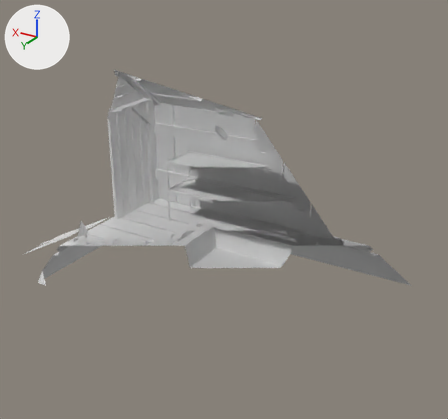
The Blender file Assets/KoboldKare/Models/Furniture/Smokehouse.blend, before and after one commit.
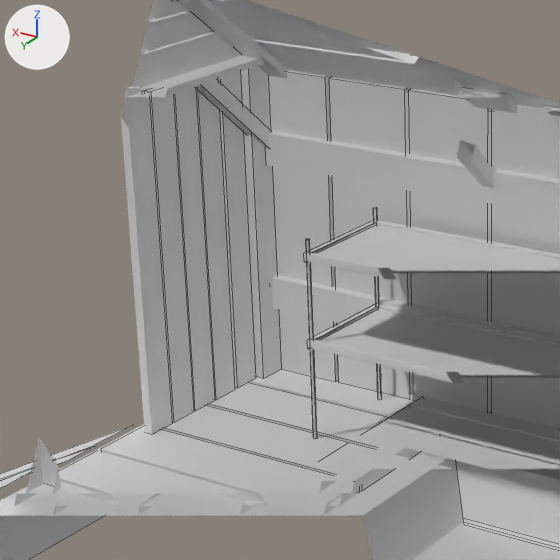
Each version appears first whole from a camera (50 mm lens) standing at (-7.32, 12.69, 7.38) and looking at (0.2, 0.15, 1.11), and next in a close-up on the part from 15% to 55% of the width and 19% to 62% of the height. The lights are fixed; the arrows at upper left show +X, +Y and +Z. The close-ups show mesh edges as thin lines. Everything nearer to the camera than a plane just in front of the edit is cut away.

Script lines for the objects in view, before the commit:
```python
me_cube = bpy.data.meshes.new('Cube')
me_cube.from_pydata(...)  # 116 vertices, 86 faces; spans x -3.57..2.5, y -1.67..-0.54, z 0.0..1.93
# faces by material slot: [82, 4]
me_cube.materials.append(mat_metal)  # white #e7e7e7
me_cube.materials.append(mat_grate)  # white #e7e7e7
me_cube_003 = bpy.data.meshes.new('Cube.003')
me_cube_003.from_pydata(...)  # 40 vertices, 37 faces; spans x -4.63..4.63, y -2.56..2.56, z -0.01..1.0
me_cube_003.materials.append(mat_concrete)  # white #e7e7e7
me_plane_006 = bpy.data.meshes.new('Plane.006')
me_plane_006.from_pydata(...)  # 828 vertices, 536 faces; spans x -0.14..10.29, y -2.1..2.08, z -1.18..5.77
me_plane_006.materials.append(mat_wood)  # white #e7e7e7
ob_cube = bpy.data.objects.new('Cube', me_cube)
ob_cube.location = (0.0, 0.0, 0.0)
_m = ob_cube.modifiers.new('WeightedNormal', 'WEIGHTED_NORMAL')
_m.weight = 36
ob_cube_002 = bpy.data.objects.new('Cube.002', me_cube_003)
ob_cube_002.location = (0.086, 0.0, -1.176)
ob_plane_004 = bpy.data.objects.new('Plane.004', me_plane_006)
ob_plane_004.location = (-3.862, 0.0, 0.0)
```
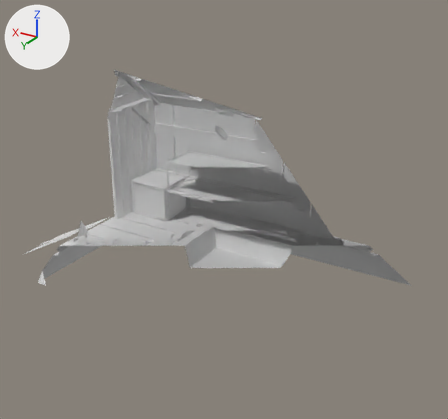
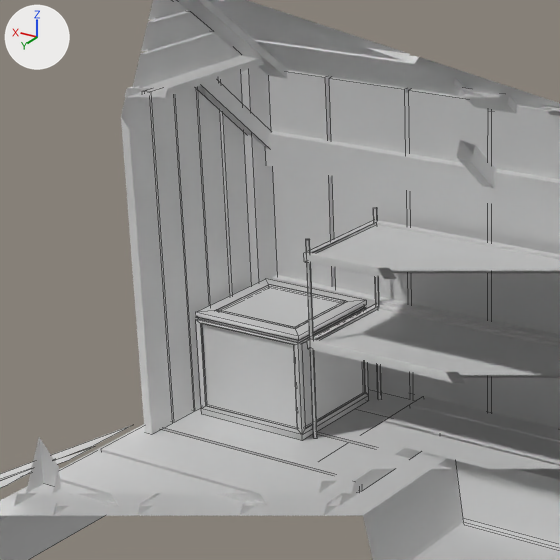
Location of each change, [x1, y1, x2, y2] in pixels of the close-ups (560 x 560 px):
'MarinationStationMesh', added: after [195, 279, 369, 441]
    faces in mat_wood (white #e7e7e7): [195, 279, 369, 441]
    faces in mat_metal (white #e7e7e7): [215, 284, 347, 329]
'Fluid', added: after [221, 287, 342, 327]

The edits, one by one:
Material 'Water' (mat_water) is new.
Its base color is (0.8, 0.8, 0.8) (white #e7e7e7).
Mesh me_cube_002 is new.
It has 20 vertices, 18 faces and spans x -0.444..0.444, y -0.399..0.399, z 0.053..0.158.
It uses material mat_water (white #e7e7e7).
Mesh me_cube_001 is new.
It has 124 vertices, 117 faces and spans x -0.59..0.59, y -0.544..0.544, z 0.0..1.043.
Faces by material slot: [88, 29].
It uses material mat_wood (white #e7e7e7).
It uses material mat_metal (white #e7e7e7).
Object 'Fluid' (ob_fluid) is new; it shows me_cube_002.
Its parent is ob_marinationstationmesh.
Its matrix parent inverse is Matrix(((1.0, 0.0, 0.0, -3.122), (0.0, 1.0, 0.0, 0.997), (0.0, 0.0, 1.0, 0.0), (0.0, 0.0, 0.0, 1.0))).
Its location is (3.122, -0.997, 0.868).
Object 'MarinationStationMesh' (ob_marinationstationmesh) is new; it shows me_cube_001.
Its location is (3.122, -0.997, 0.0).
It gains a WEIGHTED_NORMAL modifier named 'Weighted Normal'.
Modifier setting: weight = 40.
